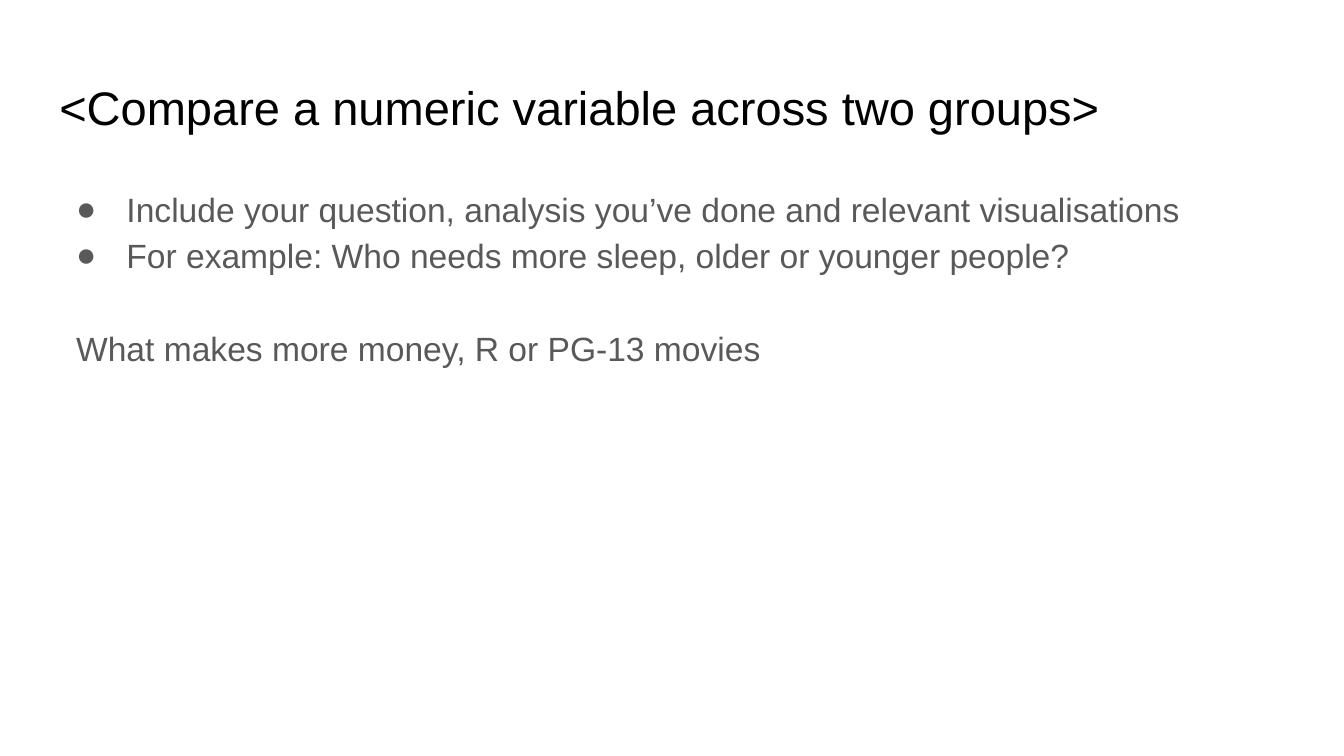
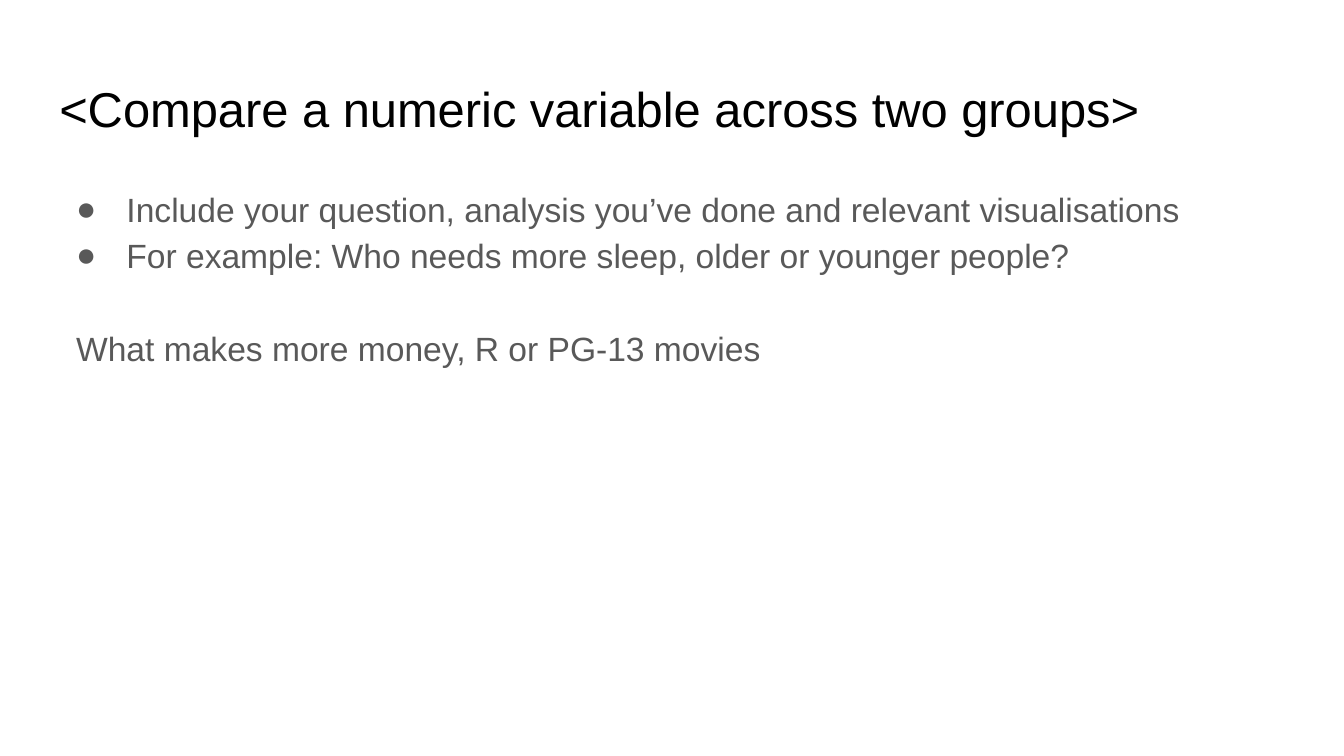
Before and after one commit to amelka800/Data-CA, a slide deck: slide 21 of Data Exploration CA Template 2026.pptx. Drawn at 1344x756 pixels with LibreOffice and Linux fonts; fonts in the diff are those of the drawing. Boxes give left, top, right and bottom in pixels: in the first picture for what was removed or moved away, otherwise in the second. Text is boxed around its words. In the diff, an @@ line names an element or a change of style, - is before the commit and + after.

```diff
--- a/Data Exploration CA Template 2026.pptx
+++ b/Data Exploration CA Template 2026.pptx
@@ title "<Compare a numeric variable across ..." at (x1=59, y1=91, x2=1139, y2=137): size 25.2 to 26.2 pt @@
```
Also in this commit, not shown: 19 other slides changed, 1 slide added, 1 other file.
